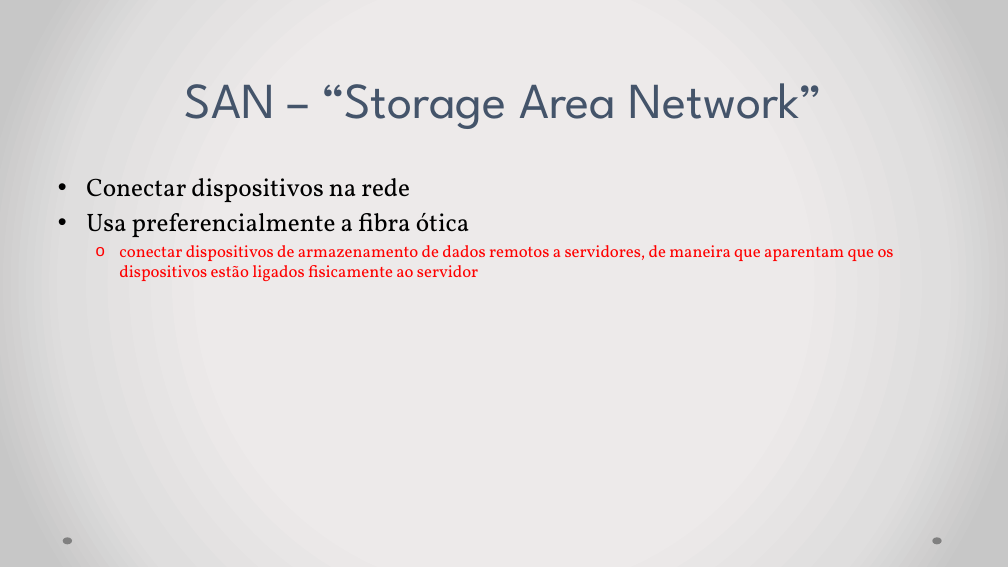
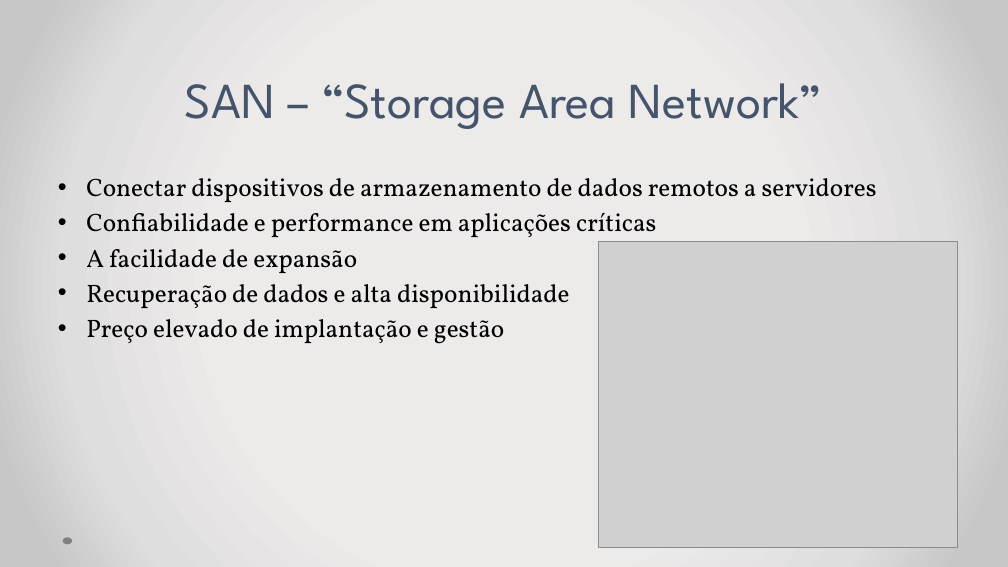
Before and after one commit to IHMHR/Arquitetura-de-Computadores, a slide deck: slide 8 of ApresentacaoArmazenamento.pptx (slide 9 before the commit). Drawn at 1008x567 pixels with LibreOffice and Linux fonts; fonts in the diff are those of the drawing; grey boxes stand for pictures. Boxes give left, top, right and bottom in pixels: in the first picture for what was removed or moved away, otherwise in the second. Text is boxed around its words. In the diff, an @@ line names an element or a change of style, - is before the commit and + after.

```diff
--- a/ApresentacaoArmazenamento.pptx
+++ b/ApresentacaoArmazenamento.pptx
@@ text at (86, 178, 877, 344): text changed; size 16 to 24 pt; text colour #FF0000 to #000000 @@
-• Conectar dispositivos na rede
-• Usa preferencialmente a fibra ótica
-  o conectar dispositivos de armazenamento de dados remotos a servidores, de maneira que aparentam que os dispositivos estão ligados fisicamente ao servidor
+• Conectar dispositivos de armazenamento de dados remotos a servidores
+• Confiabilidade e performance em aplicações críticas
+• A facilidade de expansão
+• Recuperação de dados e alta disponibilidade
+• Preço elevado de implantação e gestão
@@ picture added at (598, 242, 957, 547) @@
@@ ellipse removed at (932, 538, 941, 544) @@
```
Also in this commit, not shown: 1 other slide changed, 3 slides added, 4 slides removed, 3 other files.
